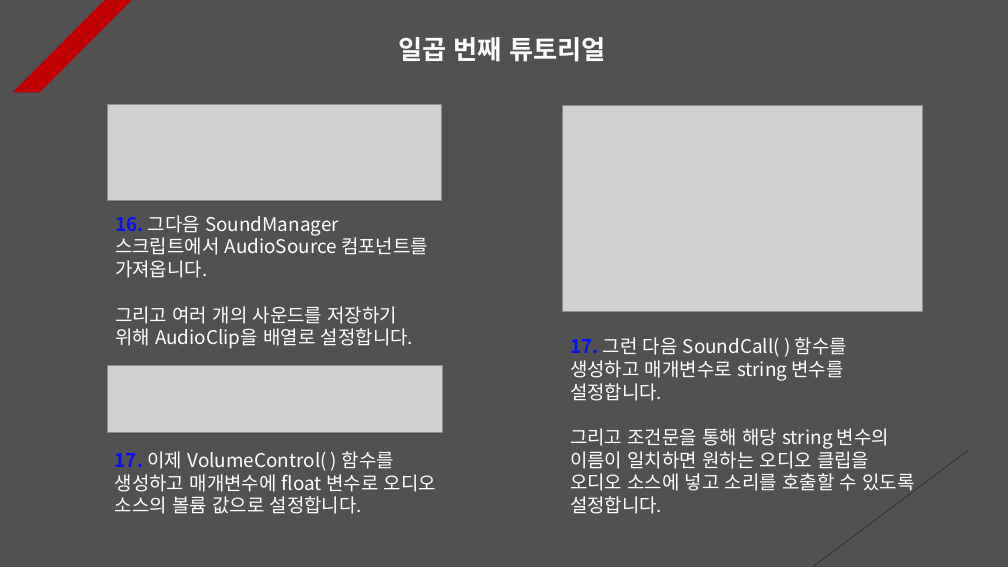
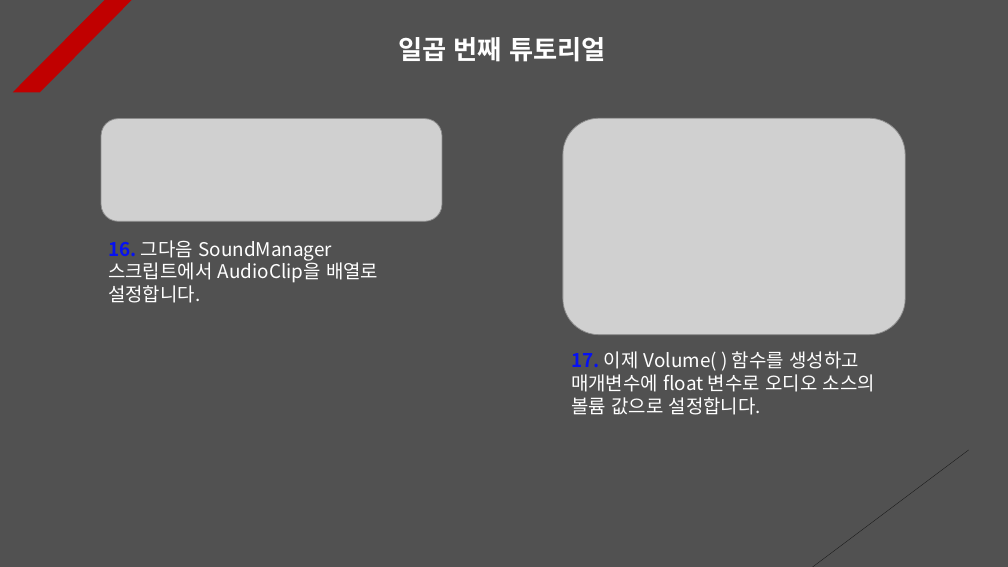
Before and after one commit to Unity2033/3D-UnityEngine, a slide deck: slide 8 of Assets/Class/Sound/PPT Data/Sound Example.pptx. Drawn at 1008x567 pixels with LibreOffice and Linux fonts; fonts in the diff are those of the drawing; grey boxes stand for pictures. Boxes give left, top, right and bottom in pixels: in the first picture for what was removed or moved away, otherwise in the second. Text is boxed around its words. In the diff, an @@ line names an element or a change of style, - is before the commit and + after.

Commit message:
Sound Tutorial Renewal
- Set the navigation in the slider
  component to None so that it does
  not receive any effect when a key
  is pressed.

- Calling a sound through a function
  that outputs multiple sounds
  simultaneously

- Delete unnecessary code

- Adding and deleting resource data

```diff
--- a/Assets/Class/Sound/PPT Data/Sound Example.pptx
+++ b/Assets/Class/Sound/PPT Data/Sound Example.pptx
@@ picture: place and size @@
-picture at (107,104,442,200)
+picture at (101,119,442,222)
@@ picture: place and size @@
-picture at (563,105,923,312)
+picture at (563,118,906,334)
@@ text at (108,240,378,303): text changed @@
-16. 그다음 SoundManager 스크립트에서 AudioSource 컴포넌트를 가져옵니다.
-그리고 여러 개의 사운드를 저장하기 위해 AudioClip을 배열로 설정합니다.
+16. 그다음 SoundManager 스크립트에서 AudioClip을 배열로 설정합니다.
@@ text removed at (570,337,915,514) @@
-17. 그런 다음 SoundCall( ) 함수를 생성하고 매개변수로 string 변수를 설정합니다.
-그리고 조건문을 통해 해당 string 변수의 이름이 일치하면 원하는 오디오 클립을 오디오 소스에 넣고 소리를 호출할 수 있도록 설정합니다.
@@ text at (571,351,875,415): text changed @@
-17. 이제 VolumeControl( ) 함수를 생성하고 매개변수에 float 변수로 오디오 소스의 볼륨 값으로 설정합니다.
+17. 이제 Volume( ) 함수를 생성하고 매개변수에 float 변수로 오디오 소스의 볼륨 값으로 설정합니다.
@@ picture removed at (107,366,442,433) @@
```
Also in this commit, not shown: 4 other slides changed, 11 other files.
